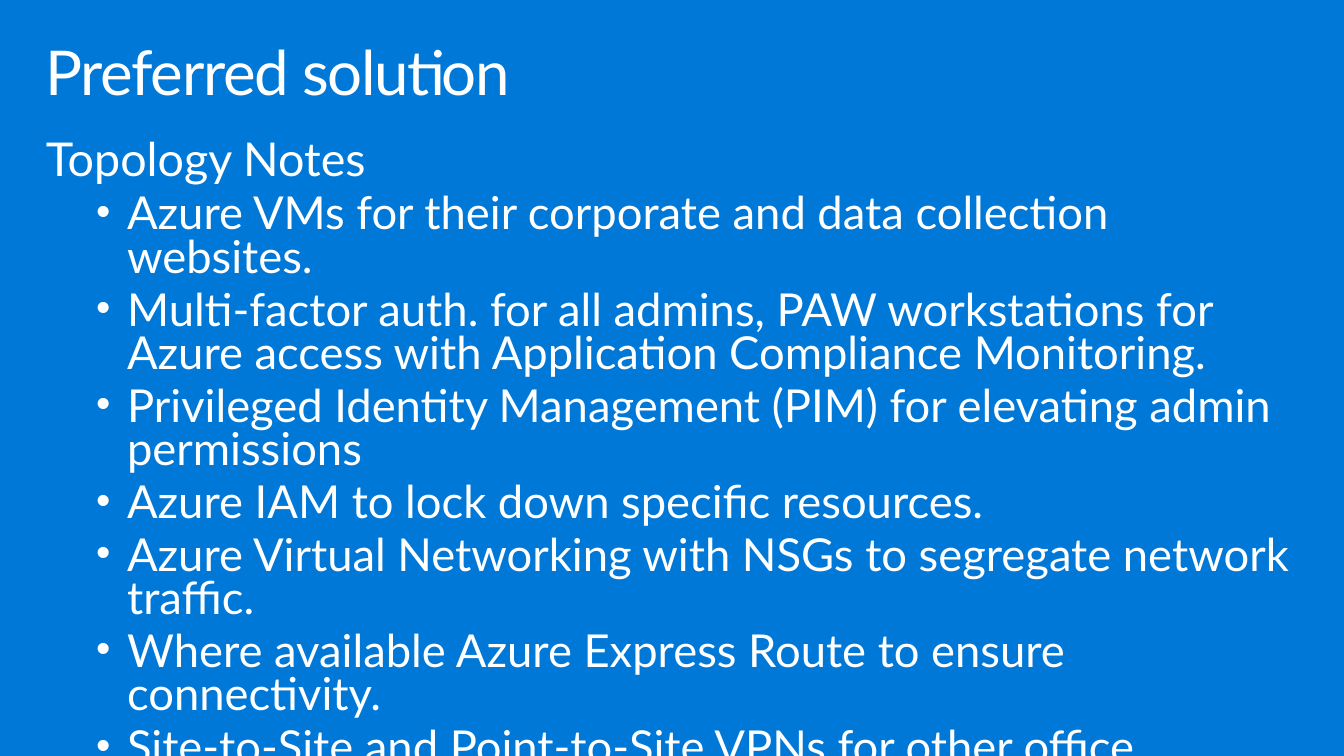
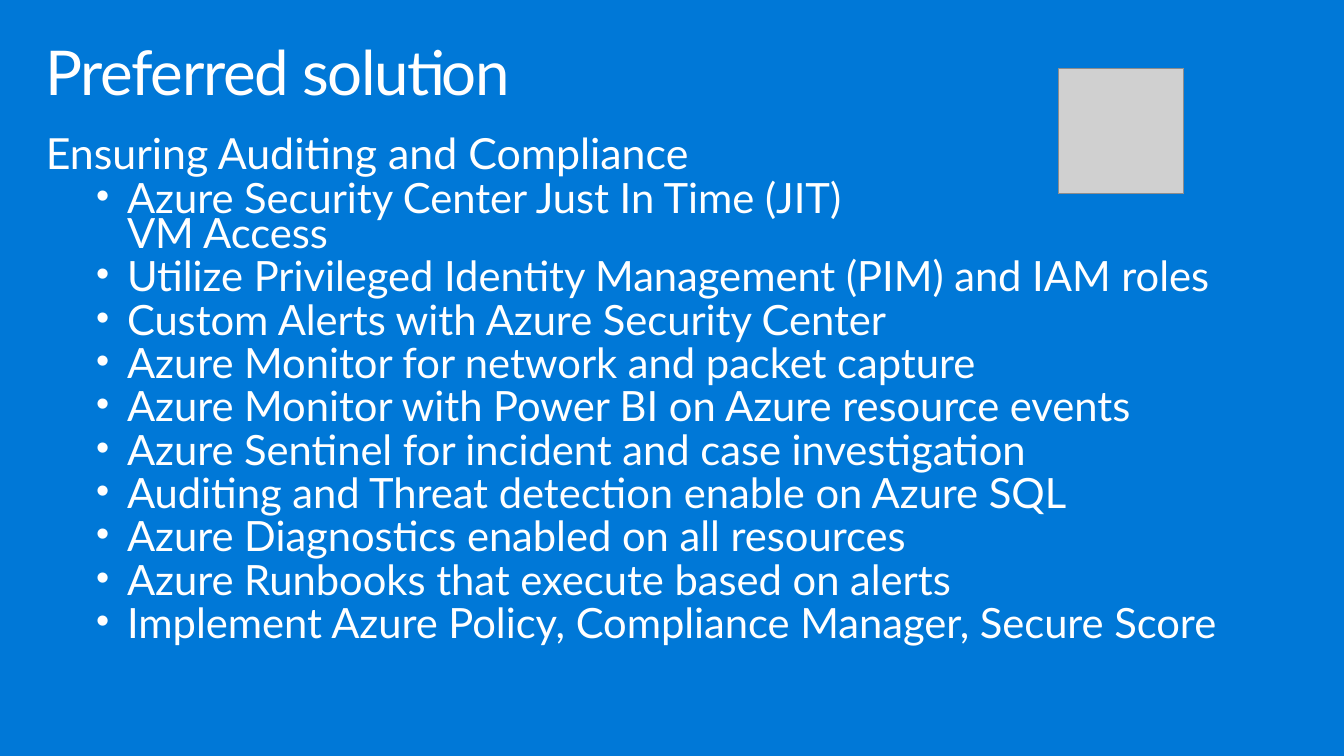
Before and after one commit to tejaswini972/MCW-Security-baseline-on-Azure, a slide deck: slide 23 of Whiteboard design session/WDS trainer presentation - Security baseline on Azure.pptx (slide 20 before the commit). Drawn at 1344x756 pixels with LibreOffice and Linux fonts; fonts in the diff are those of the drawing; grey boxes stand for pictures. Boxes give left, top, right and bottom in pixels: in the first picture for what was removed or moved away, otherwise in the second. Text is boxed around its words. In the diff, an @@ line names an element or a change of style, - is before the commit and + after.

```diff
--- a/Whiteboard design session/WDS trainer presentation - Security baseline on Azure.pptx
+++ b/Whiteboard design session/WDS trainer presentation - Security baseline on Azure.pptx
@@ picture added at [1059,69,1185,195] @@
@@ text at [46,137,1216,646]: text changed; size 32.4 to 29.8 pt @@
-Topology Notes
-  • Azure VMs for their corporate and data collection websites.
-  • Multi-factor auth. for all admins, PAW workstations for Azure access with Application Compliance Monitoring.
-  • Privileged Identity Management (PIM) for elevating admin permissions
-  • Azure IAM to lock down specific resources.
-  • Azure Virtual Networking with NSGs to segregate network traffic.
-  • Where available Azure Express Route to ensure connectivity.
-  • Site-to-Site and Point-to-Site VPNs for other office locations.
+Ensuring Auditing and Compliance
+  • Azure Security Center Just In Time (JIT)
+    VM Access
+  • Utilize Privileged Identity Management (PIM) and IAM roles
+  • Custom Alerts with Azure Security Center
+  • Azure Monitor for network and packet capture
+  • Azure Monitor with Power BI on Azure resource events
+  • Azure Sentinel for incident and case investigation
+  • Auditing and Threat detection enable on Azure SQL
+  • Azure Diagnostics enabled on all resources
+  • Azure Runbooks that execute based on alerts
+  • Implement Azure Policy, Compliance Manager, Secure Score
```
Also in this commit, not shown: 3 other slides changed, 4 slides added.
